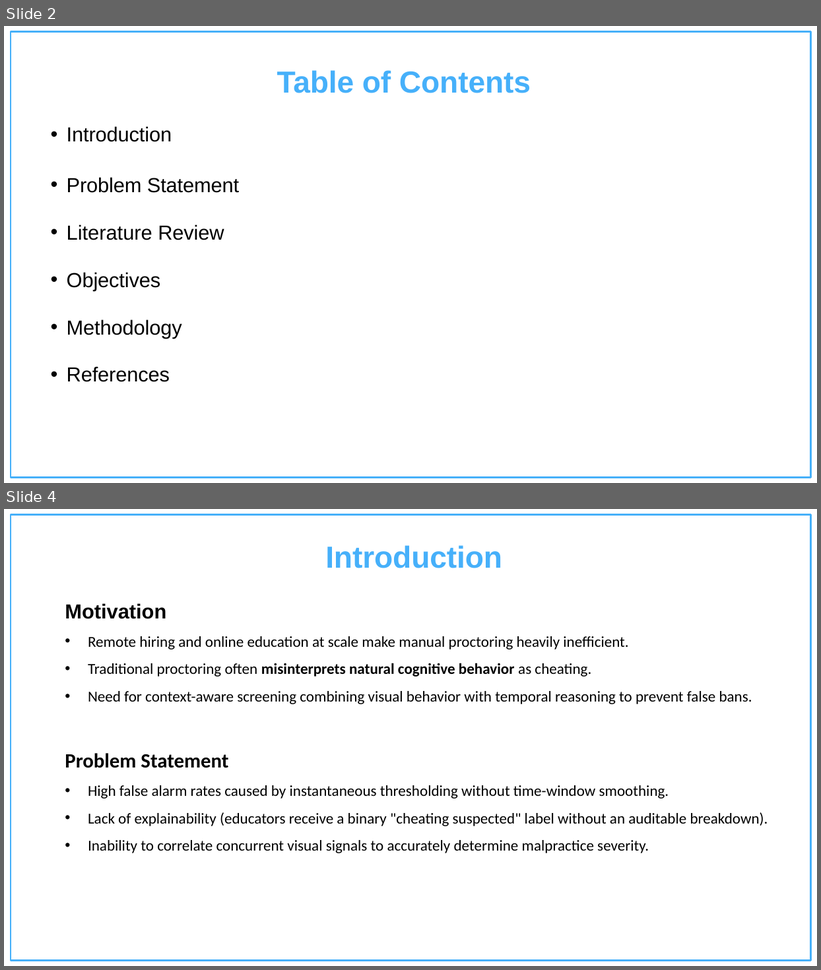
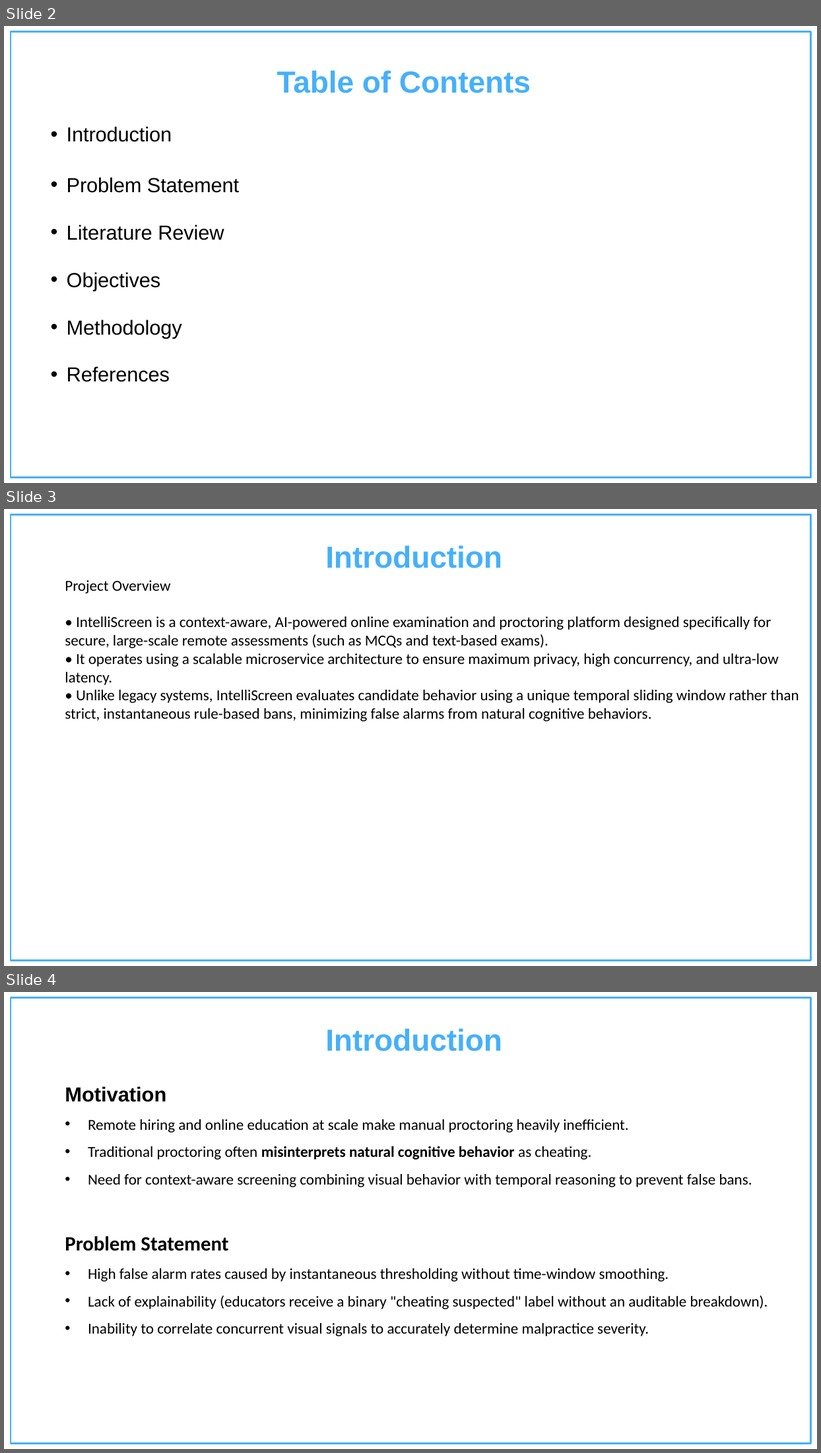
Before and after one commit to SahilAgarwal2004/intelliscreen, a slide deck: IntelliScreen_Presentation.pptx. Shown one above the other, each under a label of ours: slides 2 and 4 before the commit, slides 2, 3 and 4 after it; the slides between them are not shown. The pictures are 821x970 and 821x1453 pixels, drawn with LibreOffice and Linux fonts; fonts in the diff are those of the drawing; background and template pictures are left out. Boxes give left, top, right and bottom in pixels: in the first picture for what was removed or moved away, otherwise in the second. Text is boxed around its words. In the diff, an @@ line names an element or a change of style, - is before the commit and + after.

Commit message:
docs: rewrite intro and move tech concepts to methodology in ppt

```diff
--- a/IntelliScreen_Presentation.pptx
+++ b/IntelliScreen_Presentation.pptx
@@ slide 3 added at bbox=[4, 509, 817, 966], background #FFFFFF; not listed: 1 template element that a slide beside it also shows @@
@@ title added at bbox=[325, 545, 502, 568], 36 pt, text #46B0FA, bold @@
+Introduction
@@ text added at bbox=[65, 580, 799, 722], 18 pt, text #000000 @@
+Project Overview
+• IntelliScreen is a context-aware, AI-powered online examination and proctoring platform designed specifically for secure, large-scale remote assessments (such as MCQs and text-based exams).
+• It operates using a scalable microservice architecture to ensure maximum privacy, high concurrency, and ultra-low latency.
+• Unlike legacy systems, IntelliScreen evaluates candidate behavior using a unique temporal sliding window rather than strict, instantaneous rule-based bans, minimizing false alarms from natural cognitive behaviors.
```
Also in this commit, not shown: 1 slide changed.
